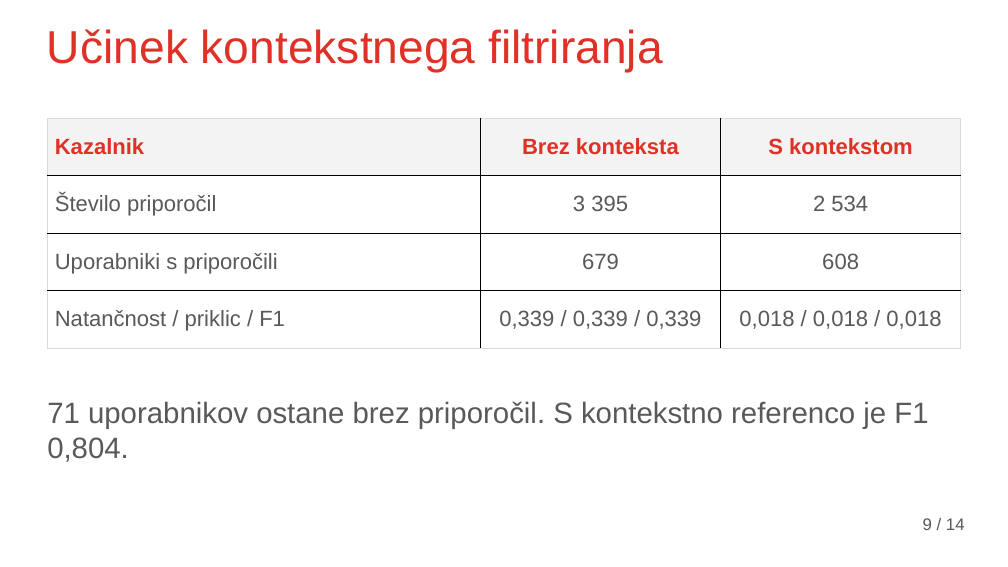
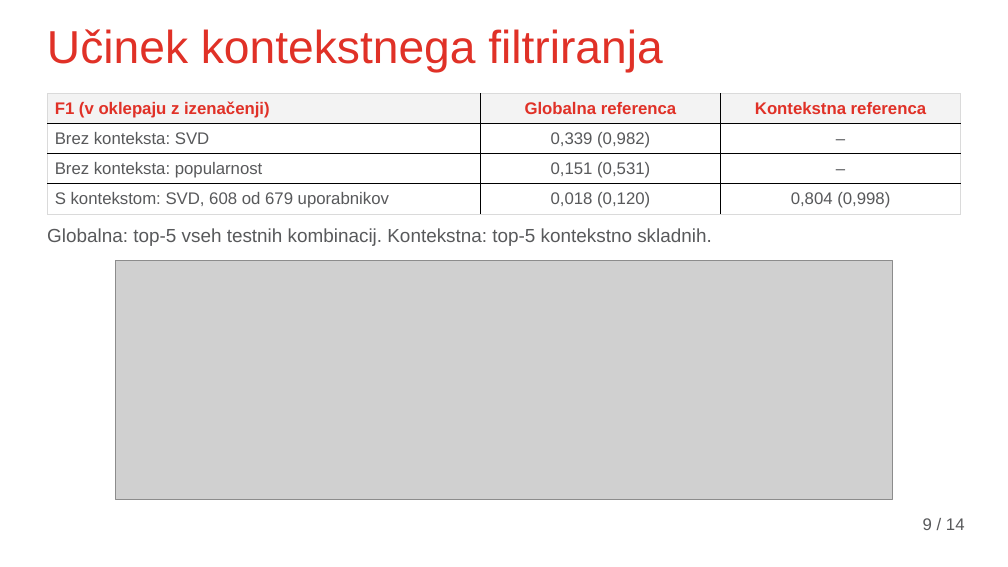
Before and after one commit to leskovecg/masters-thesis-recommender-system, a slide deck: slide 9 of presentation/Zagovor_Gasper_Leskovec.pptx. Drawn at 1008x567 pixels with LibreOffice and Linux fonts; fonts in the diff are those of the drawing; grey boxes stand for pictures; background and template pictures are left out. Boxes give left, top, right and bottom in pixels: in the first picture for what was removed or moved away, otherwise in the second. Text is boxed around its words. In the diff, an @@ line names an element or a change of style, - is before the commit and + after.

```diff
--- a/presentation/Zagovor_Gasper_Leskovec.pptx
+++ b/presentation/Zagovor_Gasper_Leskovec.pptx
@@ table at (47, 94, 961, 215) @@
-row 1: Kazalnik | Brez konteksta | S kontekstom
+row 1: F1 (v oklepaju z izenačenji) | Globalna referenca | Kontekstna referenca
-row 2: Število priporočil | 3 395 | 2 534
+row 2: Brez konteksta: SVD | 0,339 (0,982) | –
-row 3: Uporabniki s priporočili | 679 | 608
+row 3: Brez konteksta: popularnost | 0,151 (0,531) | –
-row 4: Natančnost / priklic / F1 | 0,339 / 0,339 / 0,339 | 0,018 / 0,018 / 0,018
+row 4: S kontekstom: SVD, 608 od 679 uporabnikov | 0,018 (0,120) | 0,804 (0,998)
@@ table: place and size @@
-table at (47, 118, 961, 348)
+table at (47, 94, 961, 215)
@@ text at (47, 228, 712, 246): text changed; size 28 to 18 pt @@
-71 uporabnikov ostane brez priporočil. S kontekstno referenco je F1 0,804.
+Globalna: top-5 vseh testnih kombinacij. Kontekstna: top-5 kontekstno skladnih.
@@ picture added at (116, 260, 893, 499) @@
```
Also in this commit, not shown: 7 other slides changed.
